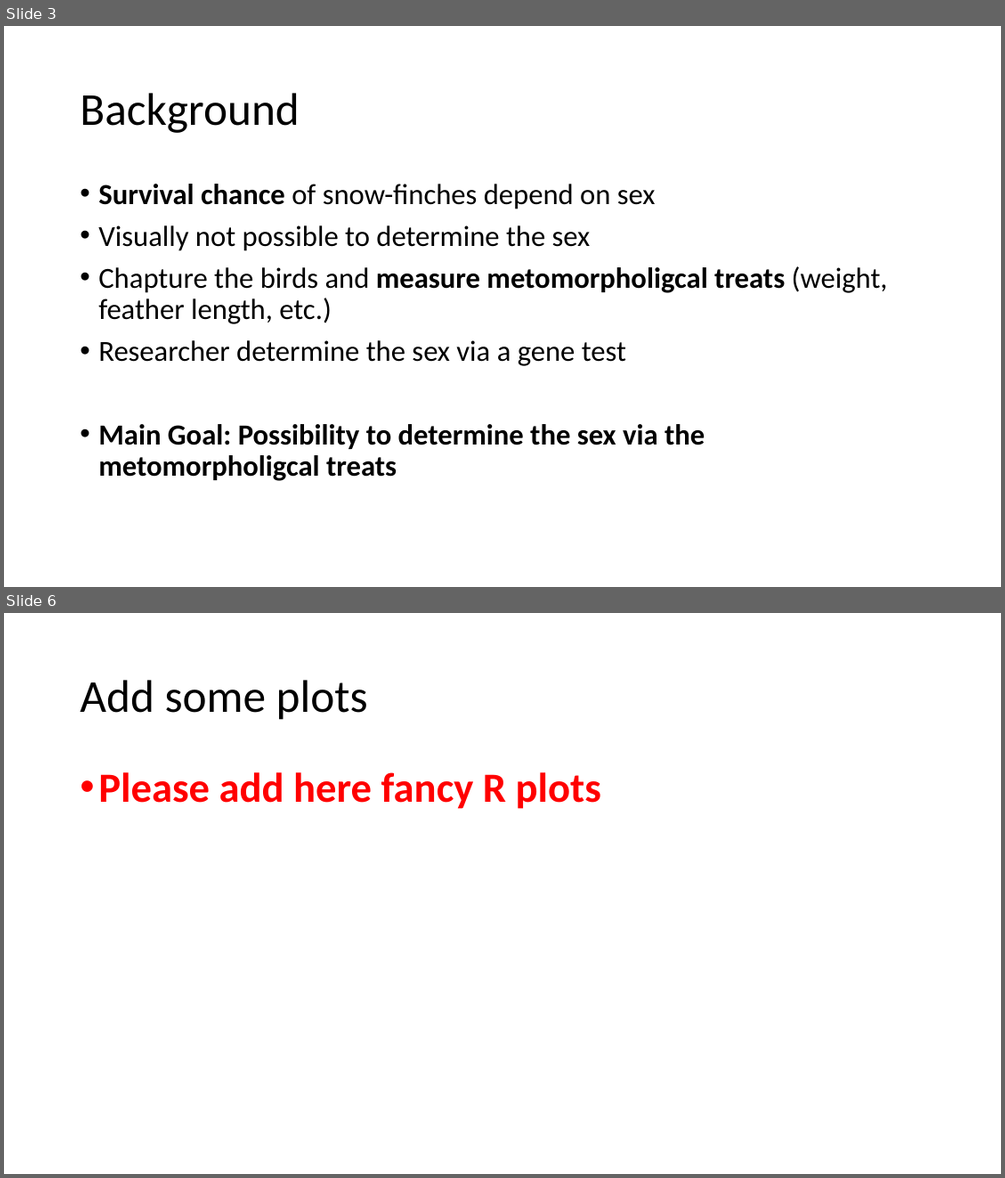
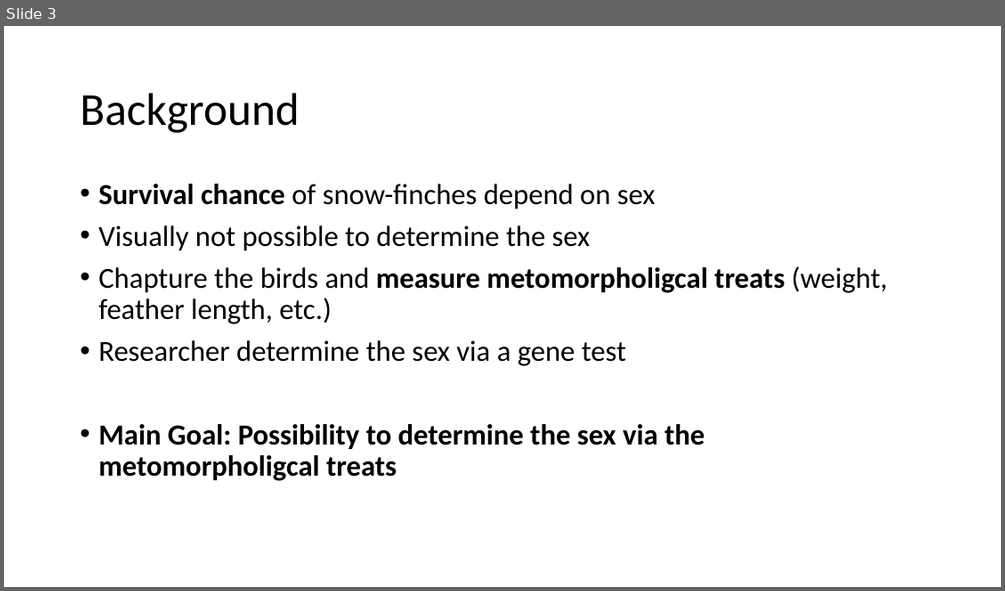
Before and after one commit to chicholob/Snow-finches, a slide deck: initial presentation.pptx. Shown one above the other, each under a label of ours: slides 3 and 6 before the commit, slide 3 after it; the slides between them are not shown. The pictures are 1005x1178 and 1005x591 pixels, drawn with LibreOffice and Linux fonts; fonts in the diff are those of the drawing. Boxes give left, top, right and bottom in pixels: in the first picture for what was removed or moved away, otherwise in the second. Text is boxed around its words. In the diff, an @@ line names an element or a change of style, - is before the commit and + after.

```diff
--- a/initial presentation.pptx
+++ b/initial presentation.pptx
@@ slide 6 removed at bbox=[4, 613, 1001, 1174], background #FFFFFF @@
@@ title removed at bbox=[80, 680, 368, 720] @@
-Add some plots
@@ text removed at bbox=[98, 772, 601, 809] @@
-• Please add here fancy R plots
```
Also in this commit, not shown: 3 slides changed, 1 slide added, 2 other files.
